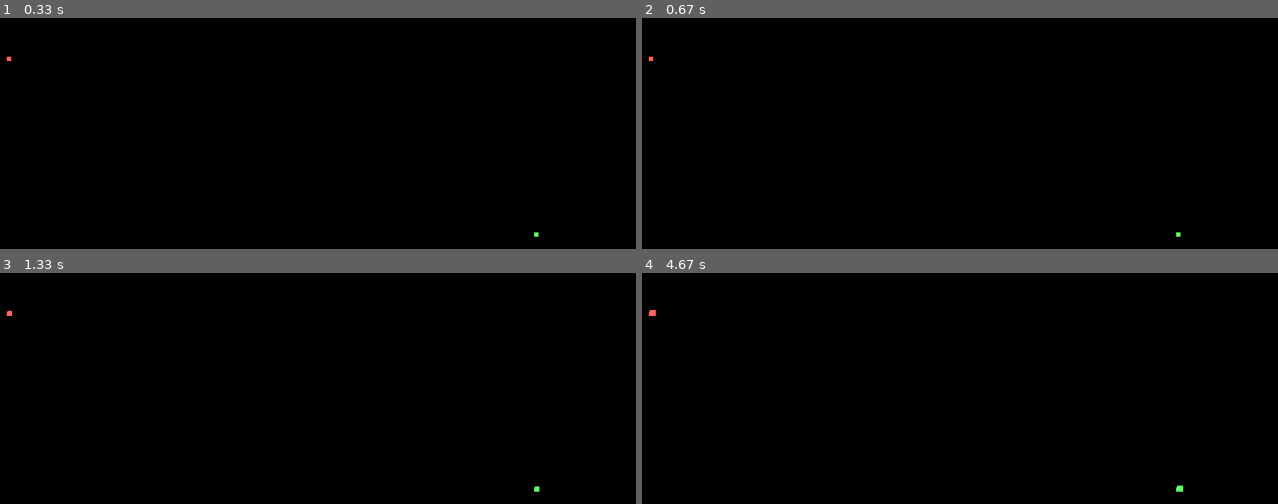
Above: before the commit, frames 1-4 (two rows, left to right).
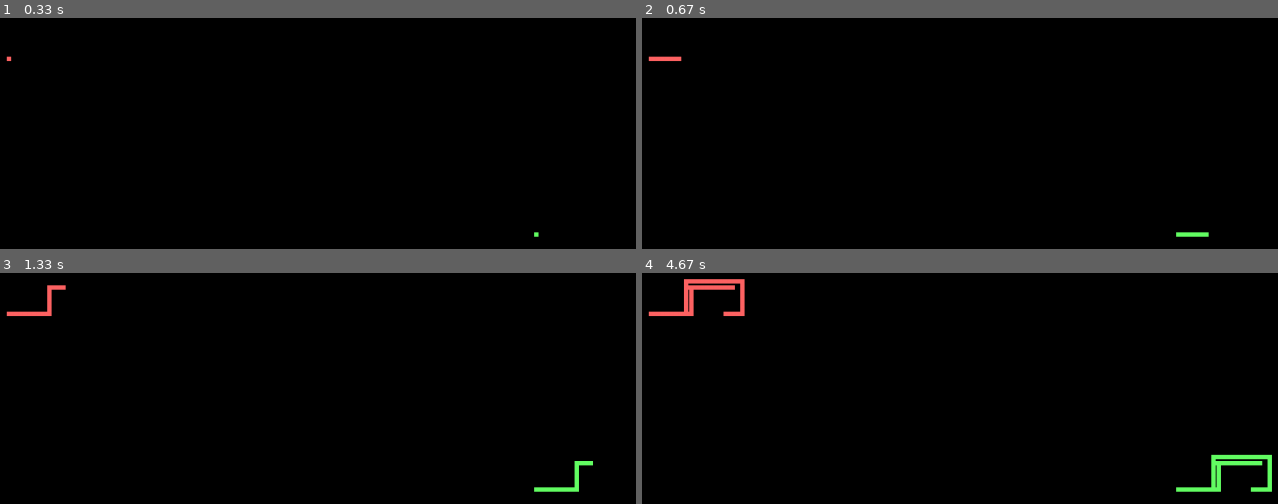
Above: after the commit, the same moments.

Repository: swiatekPiotr/pygame_wavyLine
Game: pygame game, started from main.py
The game is run twice, just before and just after one commit, with the same random seed, the same clock (stepped at 60 frames per second) and the same inputs.
Inputs:
- Up to frame 1 (0.33 s): no input
- Up to frame 2 (0.67 s): hold D from 0.33 s (still down)
- Up to frame 3 (1.33 s): release D at 0.8 s; hold W 0.83-1.13 s; hold D from 1.17 s (still down)
- Up to frame 4 (4.67 s): release D at 1.63 s; hold A 1.67-2.2 s; hold S 2.23-2.53 s; hold W 3-3.37 s; hold D 3.4-4.03 s; hold S 4.07-4.43 s; hold A from 4.47 s (still down)

Frame 1 is identical in both runs. In frame 2, 0.2% of the frame differs, in the area x 1-90%, y 16-95%; in frame 3, 0.6%; in frame 4, 1.7%, in the area x 1-100%, y 2-95%.

Commit message:
fps and border

Diff:
--- a/main.py
+++ b/main.py
@@ -14,7 +14,9 @@
         self.player2 = Player(self, (100, 255, 100), [800, 400], [5, 5])
         # todo create random numbers of colors and position
 
+        clock = pygame.time.Clock()
         while True:
+            clock.tick(100)
             for event in pygame.event.get():
                 if event.type == pygame.QUIT:
                     sys.exit(0)
--- a/player.py
+++ b/player.py
@@ -9,22 +9,33 @@
         self.position = position
         self.dimension = dimension
 
-        size = self.game.screen.get_size()
+        self.size = self.game.screen.get_size()
 
 
     def move(self):
         pressed = pygame.key.get_pressed()
         # todo create button selection for players
         if pressed[pygame.K_w]:
-            self.position[1] -= 0.1
+            self.position[1] -= 1
         if pressed[pygame.K_s]:
-            self.position[1] += 0.1
+            self.position[1] += 1
         if pressed[pygame.K_a]:
-            self.position[0] -= 0.1
+            self.position[0] -= 1
         if pressed[pygame.K_d]:
-            self.position[0] += 0.1
+            self.position[0] += 1
+
 
 
     def draw(self):
         pygame.draw.rect(self.game.screen, self.color,
                          pygame.Rect(self.position[0], self.position[1], self.dimension[0], self.dimension[1]))
+
+
+        if self.position[0] <= 0:
+            self.position[0] = 0
+        if self.position[0] >= self.size[0] - self.dimension[0]:
+            self.position[0] = self.size[0] - self.dimension[0]
+        if self.position[1] <= 0:
+            self.position[1] = 0
+        if self.position[1] >= self.size[1] - self.dimension[1]:
+            self.position[1] = self.size[1] - self.dimension[1]
